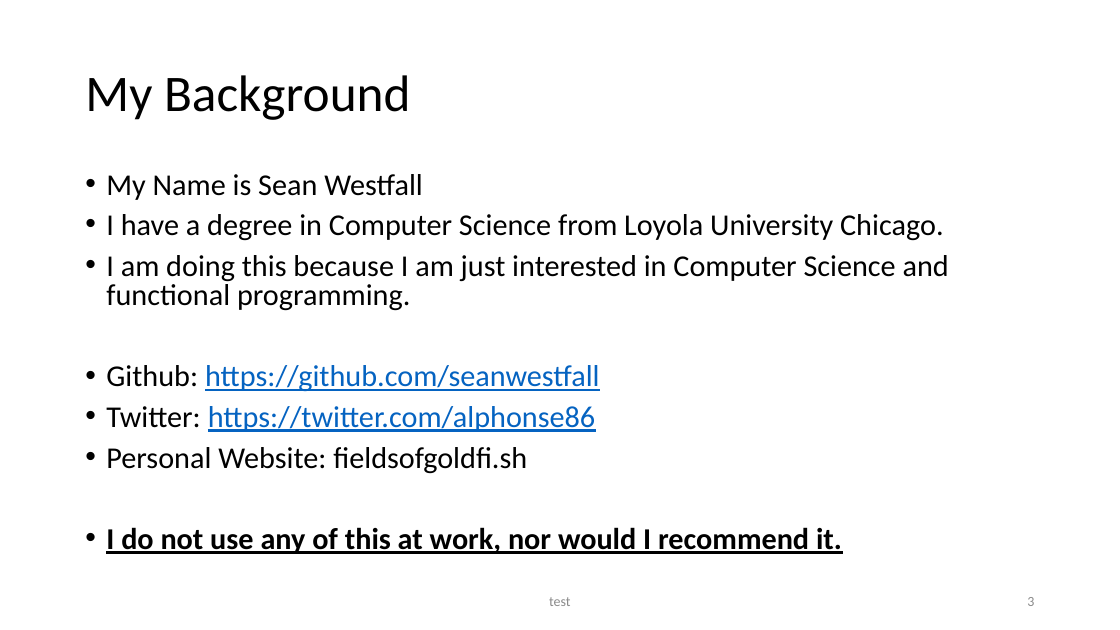
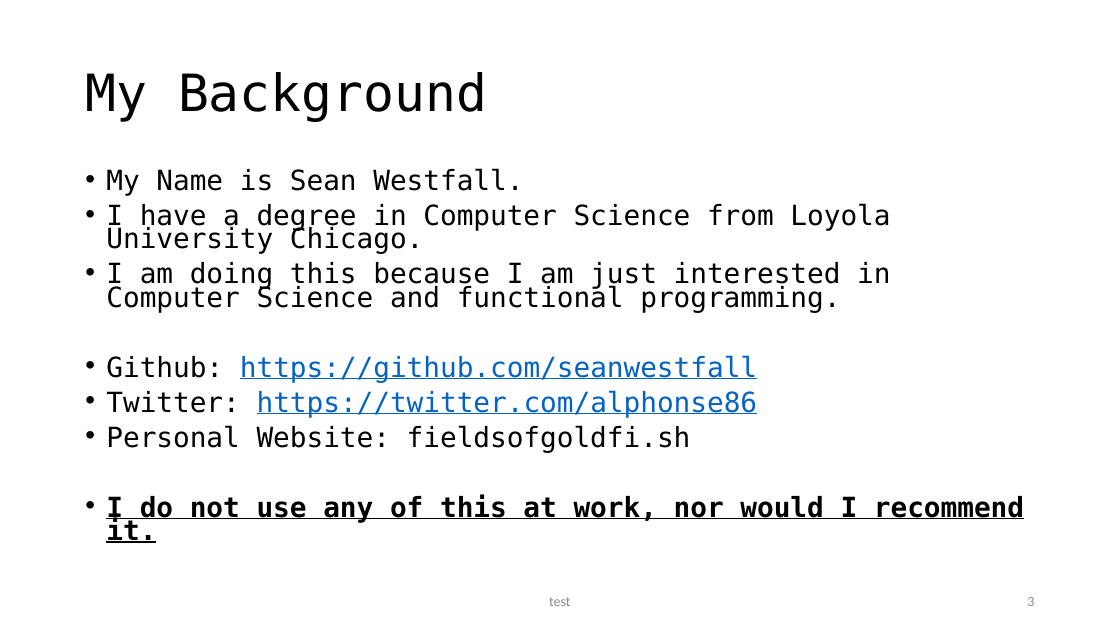
Before and after one commit to seanwestfall/algorithm_w_presentation, a slide deck: slide 2 of Presentation1.pptx. Drawn at 1120x630 pixels with LibreOffice and Linux fonts; fonts in the diff are those of the drawing. Boxes give left, top, right and bottom in pixels: in the first picture for what was removed or moved away, otherwise in the second. Text is boxed around its words. In the diff, an @@ line names an element or a change of style, - is before the commit and + after.

```diff
--- a/Presentation1.pptx
+++ b/Presentation1.pptx
@@ title "My Background" at (85,72,487,121): font Calibri to DejaVu Sans Mono @@
@@ text at (106,168,523,196): text changed; size 25.9 to 23.8 pt; font Calibri to DejaVu Sans Mono @@
-• My Name is Sean Westfall
+• My Name is Sean Westfall.
@@ text at (106,203,1024,543): size 25.9 to 23.8 pt, font Calibri to DejaVu Sans Mono; line spacing 0.8 to 0.7 @@
```
Also in this commit, not shown: 6 other slides changed, 1 slide added.
